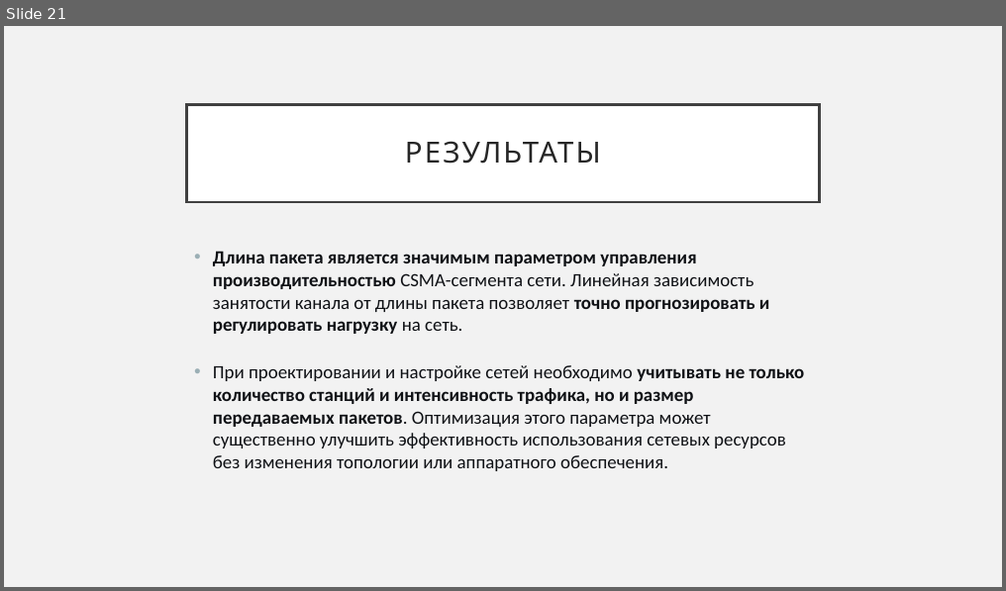
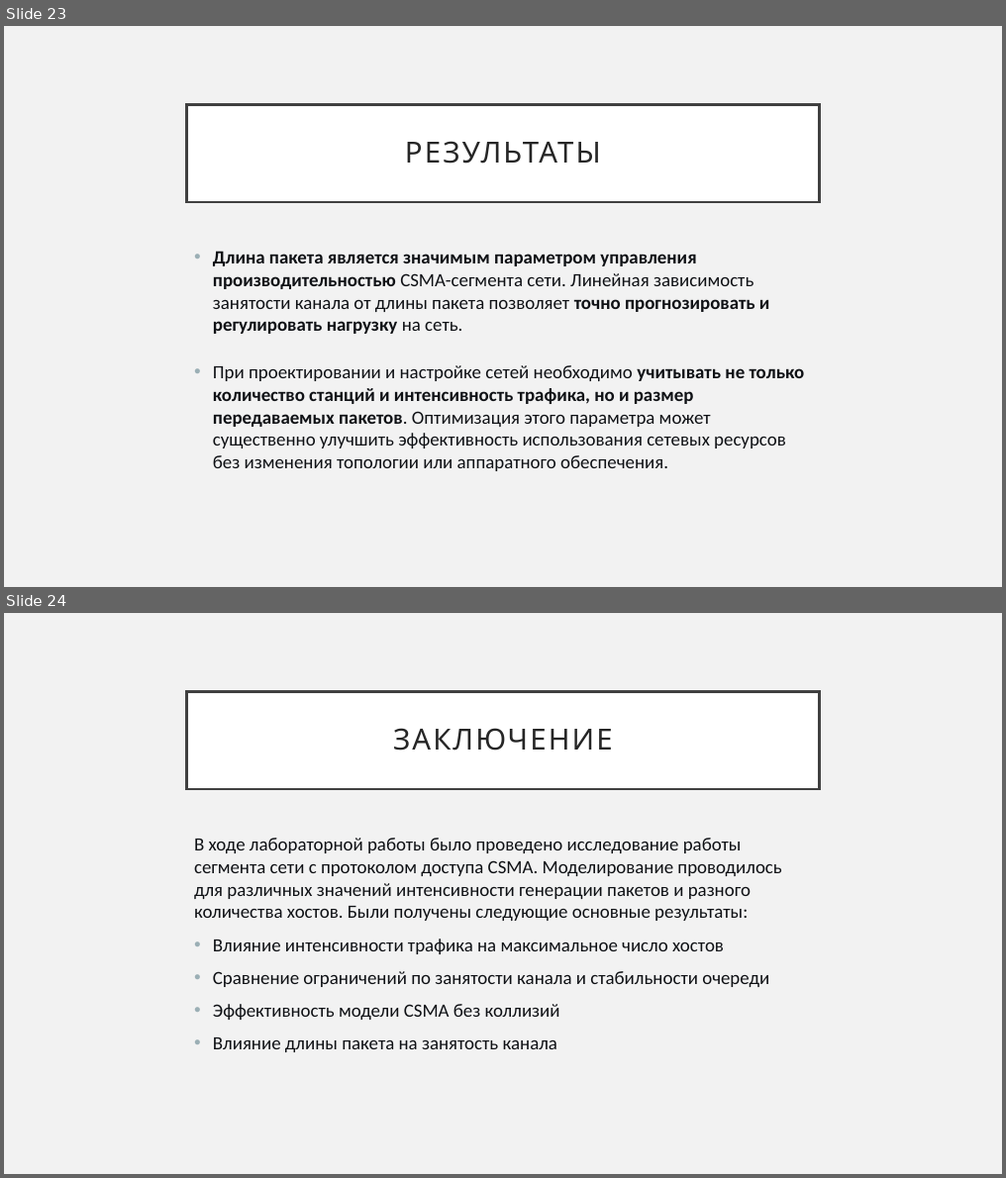
Before and after one commit to yak0da/imiris, a slide deck: отчет.pptx. Shown one above the other, each under a label of ours: slide 21 before the commit, slides 23 and 24 after it. The pictures are 1006x591 and 1006x1178 pixels, drawn with LibreOffice and Linux fonts; fonts in the diff are those of the drawing. Boxes give left, top, right and bottom in pixels: in the first picture for what was removed or moved away, otherwise in the second. Text is boxed around its words. In the diff, an @@ line names an element or a change of style, - is before the commit and + after.

```diff
--- a/отчет.pptx
+++ b/отчет.pptx
@@ slide 24 added at box(4, 613, 1002, 1174), background #F2F2F2 @@
@@ title added at box(187, 691, 819, 789), fill #FFFFFF, outline #404040 2.5 pt, 28 pt, text #262626 @@
+ЗАКЛЮЧЕНИЕ
@@ text added at box(194, 838, 781, 1053), 18 pt, text #0F1115 @@
+В ходе лабораторной работы было проведено исследование работы сегмента сети с протоколом доступа CSMA. Моделирование проводилось для различных значений интенсивности генерации пакетов и разного количества хостов. Были получены следующие основные результаты:
+• Влияние интенсивности трафика на максимальное число хостов
+• Сравнение ограничений по занятости канала и стабильности очереди
+• Эффективность модели CSMA без коллизий
+• Влияние длины пакета на занятость канала
@@ what was slide 21 is now slide 23 @@
```
Also in this commit, not shown: 2 slides changed, 2 other slides added, 10 other files.
